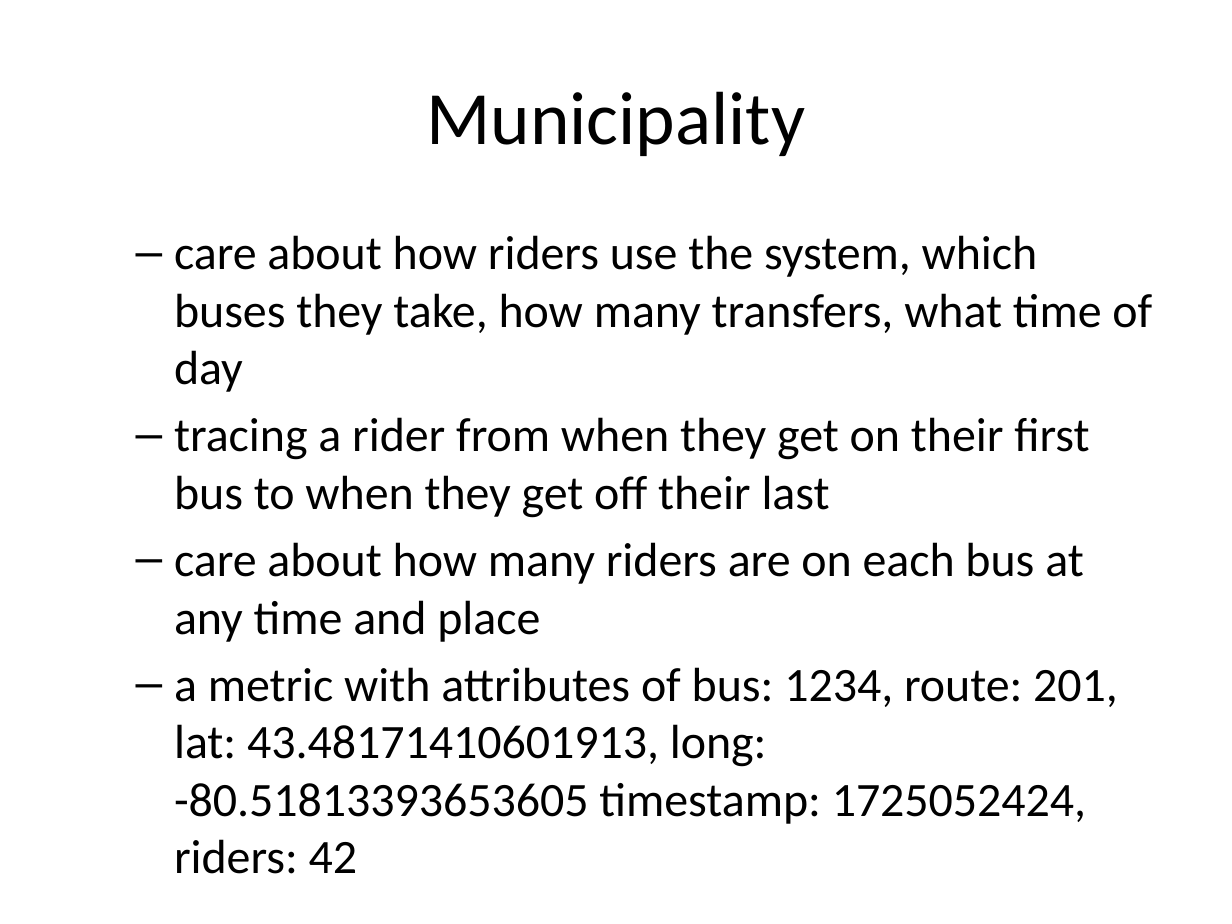
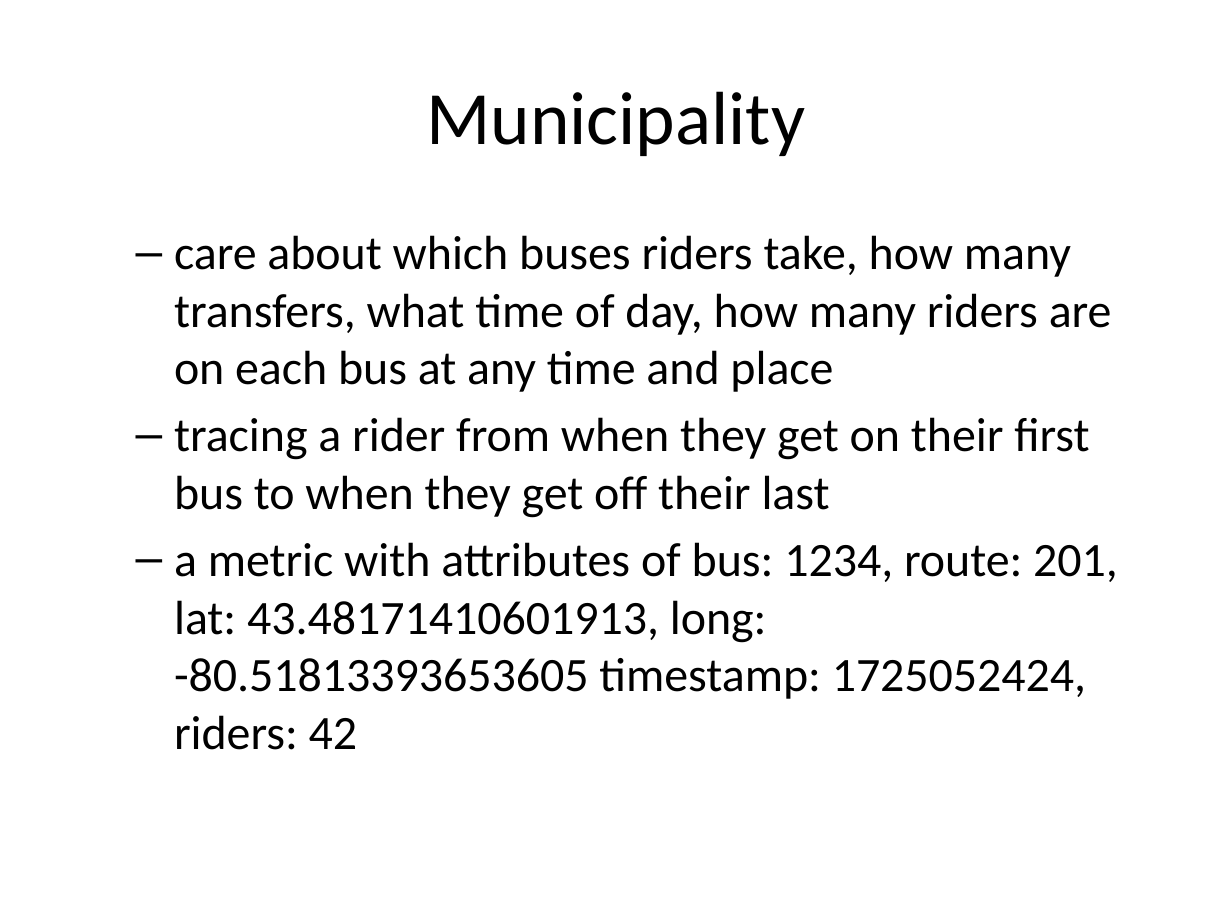
Before and after one commit to rhildred/INFO8985, a slide deck: slide 8 of observability/slides.pptx. Drawn at 1232x924 pixels with LibreOffice and Linux fonts; fonts in the diff are those of the drawing. Boxes give left, top, right and bottom in pixels: in the first picture for what was removed or moved away, otherwise in the second. Text is boxed around its words. In the diff, an @@ line names an element or a change of style, - is before the commit and + after.

```diff
--- a/observability/slides.pptx
+++ b/observability/slides.pptx
@@ text at bbox=[174, 235, 1112, 392]: text changed @@
-  – care about how riders use the system, which buses they take, how many transfers, what time of day
+  – care about which buses riders take, how many transfers, what time of day, how many riders are on each bus at any time and place
@@ text at bbox=[174, 542, 1083, 642]: paragraph removed @@
-  – care about how many riders are on each bus at any time and place
```
Also in this commit, not shown: 4 other slides changed, 7 slides added, 17 other files.
